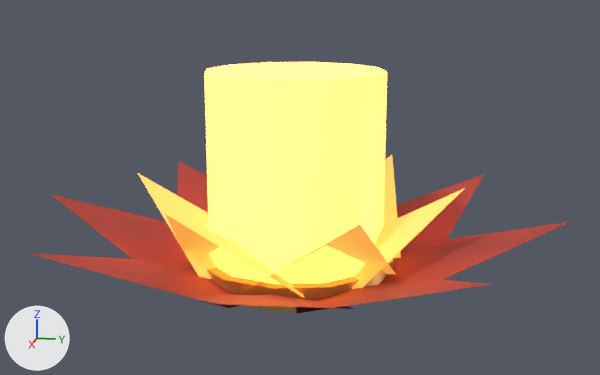
The glTF model packages/assets/shangyuan/models/model-river-lantern-lotus.glb as it was, and as the next commit left it.
Camera for both pictures: a 50 mm lens placed at (1.422, 0.293, 0.591), pointed at (0.0, 0.009, 0.236). Every picture has the same lights, and +X, +Y and +Z are marked at lower left. The older version comes first. Vertices at exactly the same position are counted once.

The first picture shows 'model-river-lantern-lotus'.
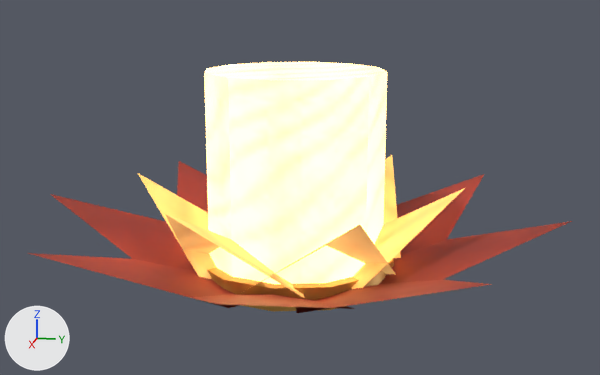
Location of each change, (x1, y1, x2, y2) in pixels of the pictures (600 x 375 px):
'model-river-lantern-lotus', surface changed
    both: (43, 62, 569, 310)

Diff of the bpy script that builds the scene:
```diff
--- a/packages/assets/shangyuan/models/model-river-lantern-lotus.glb.py
+++ b/packages/assets/shangyuan/models/model-river-lantern-lotus.glb.py
@@ mat_sy_vermilion @@
 n0 = _N.new('ShaderNodeBsdfPrincipled'); n0.name = 'Principled BSDF'
-n0.inputs[0].default_value = (0.366, 0.0437, 0.0296, 1.0)  # 'Base Color', red #a33b30
 n0.inputs[2].default_value = 0.7  # 'Roughness'
 n1 = _N.new('ShaderNodeOutputMaterial'); n1.name = 'Material Output'
+n2 = _N.new('ShaderNodeTexImage'); n2.name = 'Image Texture'
+n2.image = img_t_sy_vermilion_basecolor
+n3 = _N.new('ShaderNodeNormalMap'); n3.name = 'Normal Map'
+n3.uv_map = 'UVMap'
+n3.inputs[0].default_value = 0.65  # 'Strength'
+n4 = _N.new('ShaderNodeTexImage'); n4.name = 'Image Texture.001'
+n4.image = img_t_sy_vermilion_normal
 _L.new(n0.outputs[0], n1.inputs[0])  # 'BSDF' to 'Surface'
+_L.new(n2.outputs[0], n0.inputs[0])  # 'Color' to 'Base Color'
+_L.new(n3.outputs[0], n0.inputs[5])  # 'Normal' to 'Normal'
+_L.new(n4.outputs[0], n3.inputs[1])  # 'Color' to 'Color'
@@ mat_sy_paper @@
 mat_sy_paper = bpy.data.materials.new('SY_Paper')
-# nodes: BsdfPrincipled, OutputMaterial
-# colours: beige #e2b573, orange #e19840
+# nodes: BsdfPrincipled, NormalMap, OutputMaterial, TexImage x3
+# uses the picture img_t_sy_paper_basecolor
+# uses the picture img_t_sy_paper_normal
@@ mat_sy_lantern @@
 mat_sy_lantern = bpy.data.materials.new('SY_Lantern')
-# nodes: BsdfPrincipled, OutputMaterial
-# colours: beige #ffd18a, orange #ff9e3d
+# nodes: BsdfPrincipled, NormalMap, OutputMaterial, TexImage x3
+# uses the picture img_t_sy_lantern_basecolor
+# uses the picture img_t_sy_lantern_normal
@@ mat_sy_gold @@
 n0 = _N.new('ShaderNodeBsdfPrincipled'); n0.name = 'Principled BSDF'
-n0.inputs[0].default_value = (0.638, 0.361, 0.0908, 1.0)  # 'Base Color', orange #d1a255
 n0.inputs[1].default_value = 0.5  # 'Metallic'
@@ mat_sy_gold @@
 n1 = _N.new('ShaderNodeOutputMaterial'); n1.name = 'Material Output'
+n2 = _N.new('ShaderNodeTexImage'); n2.name = 'Image Texture'
+n2.image = img_t_sy_gold_basecolor
+n3 = _N.new('ShaderNodeNormalMap'); n3.name = 'Normal Map'
+n3.uv_map = 'UVMap'
+n3.inputs[0].default_value = 0.65  # 'Strength'
+n4 = _N.new('ShaderNodeTexImage'); n4.name = 'Image Texture.001'
+n4.image = img_t_sy_gold_normal
 _L.new(n0.outputs[0], n1.inputs[0])  # 'BSDF' to 'Surface'
+_L.new(n2.outputs[0], n0.inputs[0])  # 'Color' to 'Base Color'
+_L.new(n3.outputs[0], n0.inputs[5])  # 'Normal' to 'Normal'
+_L.new(n4.outputs[0], n3.inputs[1])  # 'Color' to 'Color'
@@ me_model_river_lantern_lotus @@
 me_model_river_lantern_lotus.from_pydata(...)  # 92 vertices, 116 faces; spans x -0.48..0.48, y -0.48..0.48, z 0.04..0.445
+# me_model_river_lantern_lotus part 1: texture (UV) coordinates changed
 me_model_river_lantern_lotus.materials.append(mat_sy_vermilion)
```
